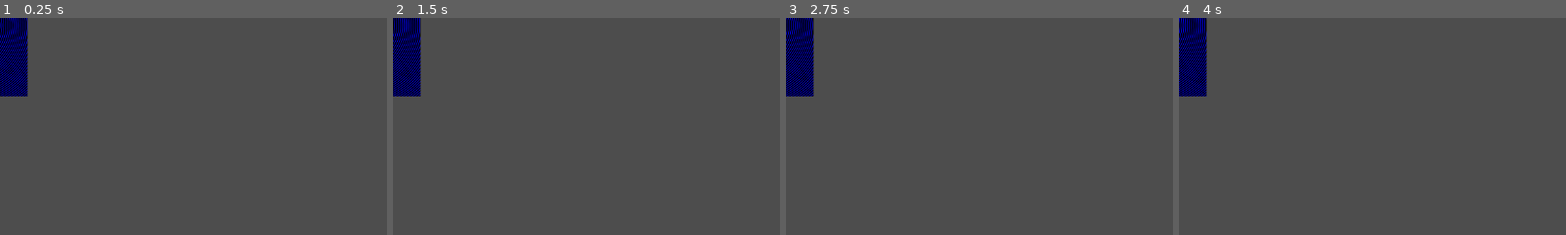
Above: before the commit, frames 1-4 (left to right).
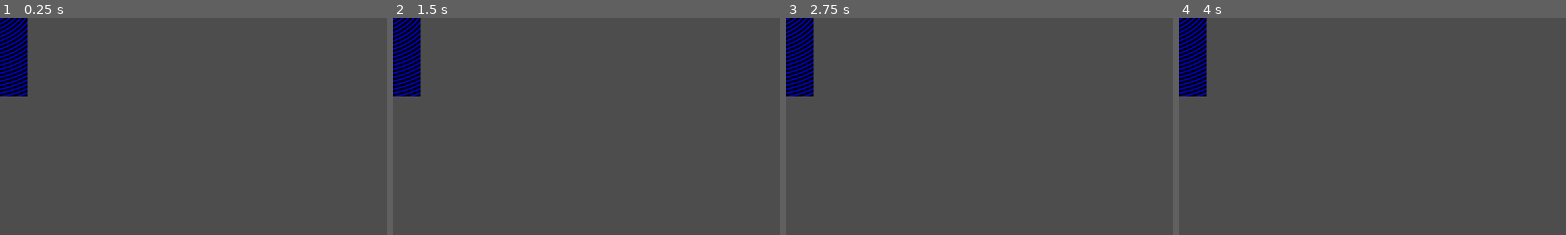
Above: after the commit, the same moments.

Repository: SoupBoi1/godotmini
Game: Godot game, scene res://sdf2d.tscn
Two runs of this game, one before a commit and one after it. Both use one fixed random seed, a clock stepped at 60 frames per second and the inputs below. The project has no main scene, so this scene is started directly. The engine's default icon, where the game draws it, is replaced by a stand-in: a white triangle on a blue panel in a dark square.
Inputs:
- Up to frame 1 (0.25 s): no input
- Up to frame 2 (1.5 s): no input
- Up to frame 3 (2.75 s): no input
- Up to frame 4 (4 s): no input
The pictures show only the part of the screen within x 0-50%, y 0-50%; the shares and areas given below are measured in that part.

The runs differ from the first frame. In frame 1, 2.0% of the frame differs, in the area x 0-8%, y 0-37%; in frame 2, 2.0%; in frame 3, 2.1%; in frame 4, 2.0%.

Commit message:
sdf2d working with just ball shape

Diff:
--- a/sdf2d/sdf2d.gdshader
+++ b/sdf2d/sdf2d.gdshader
@@ -1,15 +1,29 @@
 shader_type canvas_item;
+uniform float k_factor;
+
 uniform vec2 obj1;
-uniform float thrshold;
+uniform float radus;
 uniform float outline;
+uniform vec2 obj2;
+
+
 
 vec3 sdgCircle(in vec2 UV_, in vec2 p, in float r )
 {
     float l = distance(p,UV_);
     return vec3( l-r, p/l );
 }
+float sdBox(in vec2 UV_, in vec2 p, in vec2 b )
+{
+    vec2 d = abs(p)-b;
+    return distance(max(d,0.0),UV_) + min(max(d.x,d.y),0.0);
+}
 
-
+float smooth_min (float a, float b){
+	float k = k_factor;
+   float h = max( k-abs(a-b), 0.0 )/k;
+    return min(a,b) - h*h*h*(4.0-h)*k*(1.0/16.0);
+}
 
 void vertex() {
 	// Called for every vertex the material is visible on.
@@ -17,19 +31,20 @@
 
 
 void fragment() {
-	vec3 dg = sdgCircle(UV,obj1,.1);
+	vec3 dg = sdgCircle(UV,obj2,.1);
 
-	float distantobjs = distance(obj1,UV);
-	float distantsin = sin(distantobjs*500.0+TIME) ;
+	float distantobjs = smooth_min(sdgCircle(UV,obj1,radus).x,dg.x);
+	//float distantobjs =sdBox(UV,obj1,obj2);
+	float distantsin = sin(distantobjs*250.0+TIME*5.0) ;
 	float distant_fill = distantobjs;
-	if(distant_fill < thrshold){
+	if(distant_fill < 0.0){
 		distant_fill = 1.0;
 	}
 	else{
 		distant_fill = 0.0;
 	}
 	float distant_outline = distantobjs;
-	if(distant_outline < thrshold+outline){
+	if(distant_outline < outline){
 		distant_outline = 1.0;
 	}
 	else{
--- a/sdf2d/sdf2d.tscn
+++ b/sdf2d/sdf2d.tscn
@@ -5,14 +5,16 @@
 
 [sub_resource type="ShaderMaterial" id="ShaderMaterial_70goa"]
 shader = ExtResource("1_swimn")
-shader_parameter/obj1 = Vector2(0.54, 0.5)
-shader_parameter/thrshold = 0.26
-shader_parameter/outline = 0.01
+shader_parameter/k_factor = 0.05
+shader_parameter/obj1 = Vector2(0.69, 0.26)
+shader_parameter/radus = 0.15
+shader_parameter/outline = 0.001
+shader_parameter/obj2 = Vector2(0.45, 0.25)
 
 [node name="Sdf2d" type="Node2D"]
 
 [node name="Sprite2D" type="Sprite2D" parent="."]
 material = SubResource("ShaderMaterial_70goa")
-position = Vector2(-73, 11)
-scale = Vector2(1.78906, 1.65625)
+position = Vector2(-73, 1.5)
+scale = Vector2(1.78906, 1.80469)
 texture = ExtResource("2_70goa")
